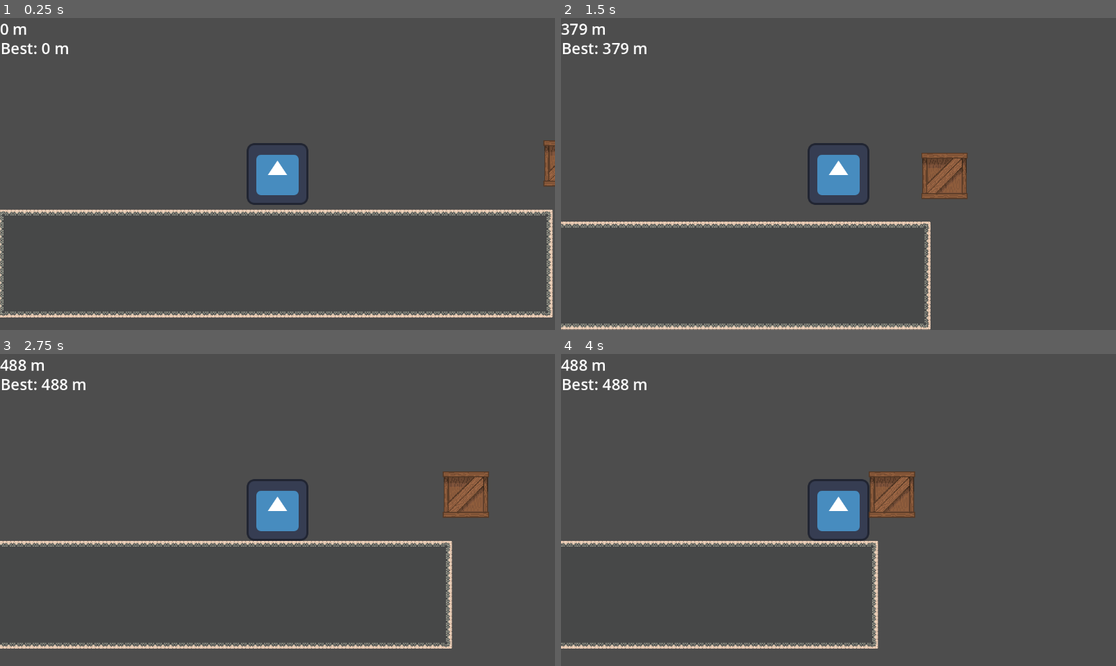
Above: before the commit, frames 1-4 (two rows, left to right).
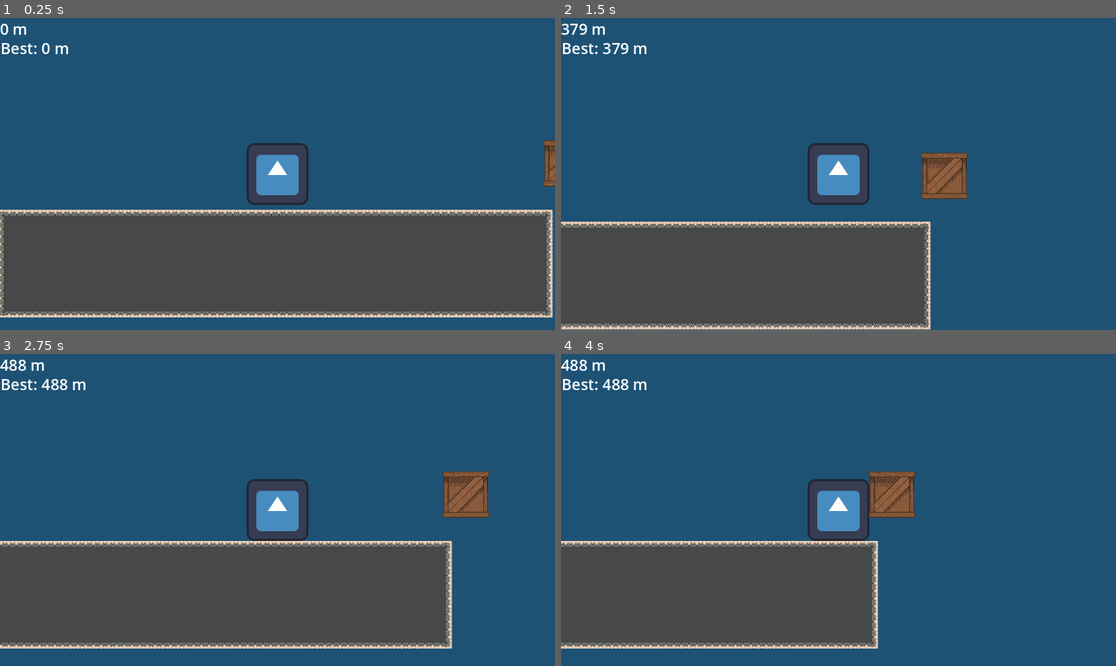
Above: after the commit, the same moments.

Repository: markalmax/Signal-that
Game: Godot game, scene res://main.tscn
Two runs of this game, one before a commit and one after it. Both use one fixed random seed, a clock stepped at 60 frames per second and the inputs below. The engine's default icon, where the game draws it, is replaced by a stand-in: a white triangle on a blue panel in a dark square.
Inputs (mouse positions are in pixels of both pictures, inside the frame that each line leads up to):
- Up to frame 1 (0.25 s): no input
- Up to frame 2 (1.5 s): tap Enter at 0.5 s; move the mouse to (960, 158) at 0.52 s; hold D (East) from 0.53 s (still down); right-click (960, 158) at 0.6 s; tap Space (Jump) at 0.77 s; move the mouse to (727, 189) at 1.27 s; right-click (727, 189) at 1.35 s
- Up to frame 3 (2.75 s): tap Space (Jump) at 1.52 s; move the mouse to (333, 441) at 2.02 s; release D (East) at 2.03 s; hold A (West) from 2.03 s (still down); right-click (333, 441) at 2.1 s
- Up to frame 4 (4 s): move the mouse to (810, 572) at 2.77 s; release A (West) at 2.78 s; hold D (East) from 2.78 s (still down); right-click (810, 572) at 2.85 s; tap Space (Jump) at 3.02, 3.77 s; move the mouse to (1005, 556) at 3.52 s; right-click (1005, 556) at 3.6 s

The runs differ from the first frame. In frame 1, 63% of the frame differs, in the area x 0-100%, y 0-100%; in frame 2, 73%; in frame 3, 68%; in frame 4, 77%.

Commit message:
Added BG and starting finalization

Diff:
--- a/main.tscn
+++ b/main.tscn
@@ -288,6 +288,8 @@
 [node name="Camera2D" type="Camera2D" parent="player"]
 limit_smoothed = true
 position_smoothing_speed = 1.0
+editor_draw_limits = true
+editor_draw_drag_margin = true
 
 [node name="TurretContainer" type="Node2D" parent="."]
 
@@ -312,3 +314,7 @@
 player_path = NodePath("../../player")
 distance_label_path = NodePath("../Score")
 highscore_label_path = NodePath("../HighScore")
+
+[node name="TextureRect" type="TextureRect" parent="."]
+offset_right = 40.0
+offset_bottom = 40.0
--- a/project.godot
+++ b/project.godot
@@ -109,3 +109,4 @@
 textures/canvas_textures/default_texture_filter=0
 renderer/rendering_method="gl_compatibility"
 renderer/rendering_method.mobile="gl_compatibility"
+environment/defaults/default_clear_color=Color(0.11433775, 0.3207449, 0.45843363, 1)
